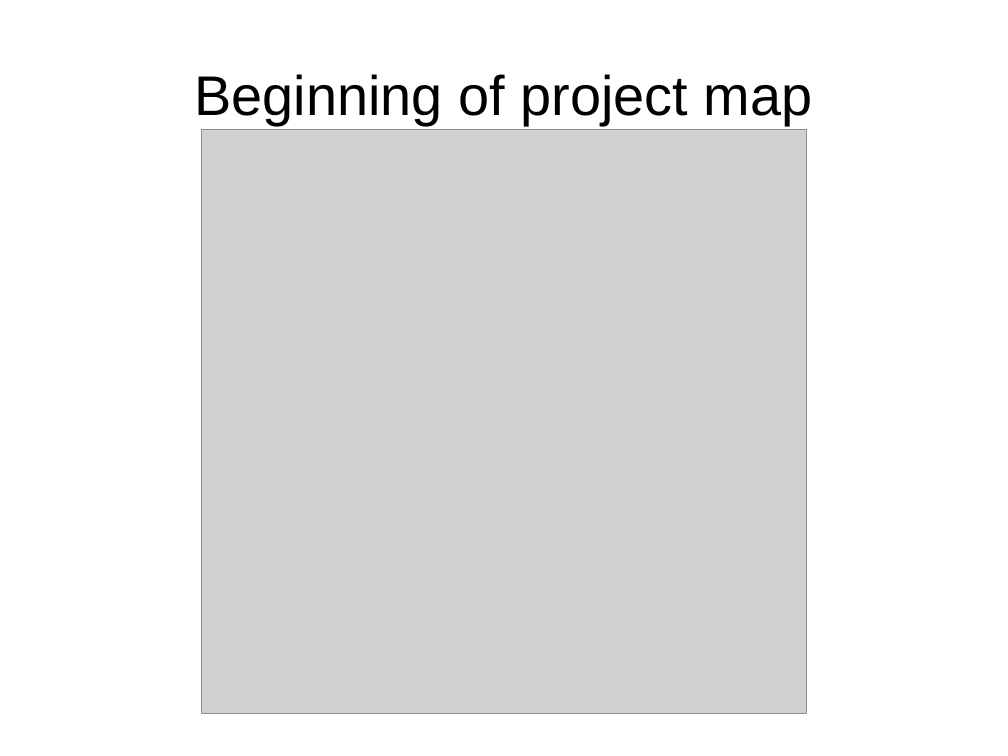
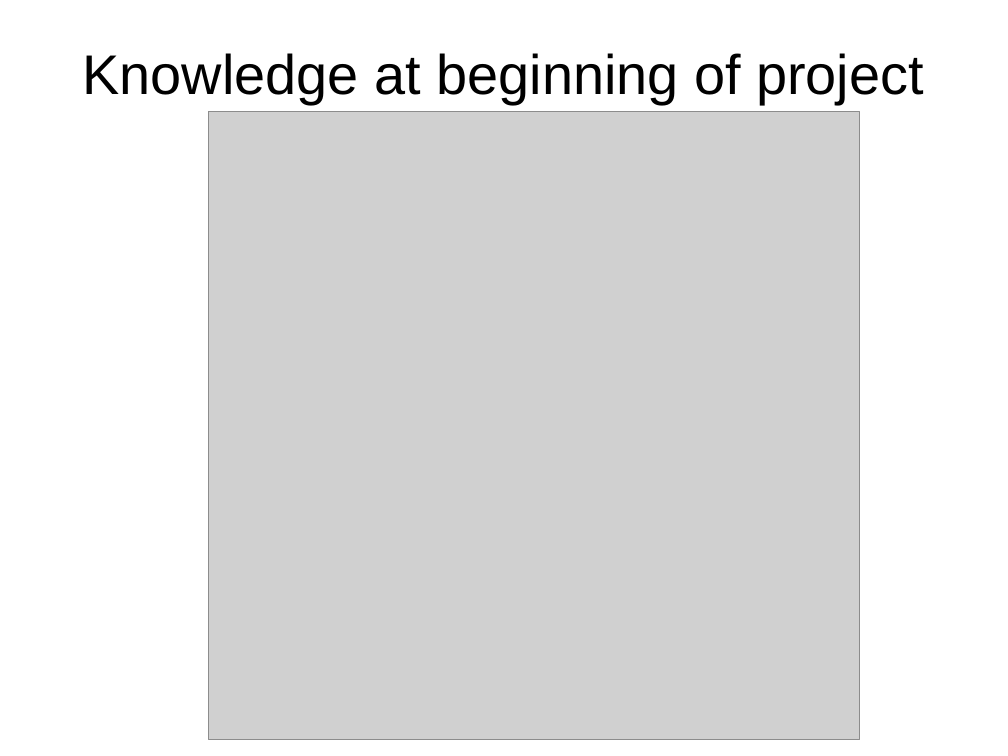
Before and after one commit to shuttle1987/CompCon2016, a slide deck: slide 14 of Slides.odp (slide 11 before the commit). Drawn at 1008x756 pixels with LibreOffice and Linux fonts; fonts in the diff are those of the drawing; grey boxes stand for pictures. Boxes give left, top, right and bottom in pixels: in the first picture for what was removed or moved away, otherwise in the second. Text is boxed around its words. In the diff, an @@ line names an element or a change of style, - is before the commit and + after.

```diff
--- a/Slides.odp
+++ b/Slides.odp
@@ title at (x1=83, y1=53, x2=924, y2=104): text changed @@
-Beginning of project map
+Knowledge at beginning of project
@@ picture resized from (x1=201, y1=129, x2=807, y2=713) to (x1=209, y1=111, x2=860, y2=739) @@
```
Also in this commit, not shown: 8 other slides changed, 6 slides added, 1 slide removed.
